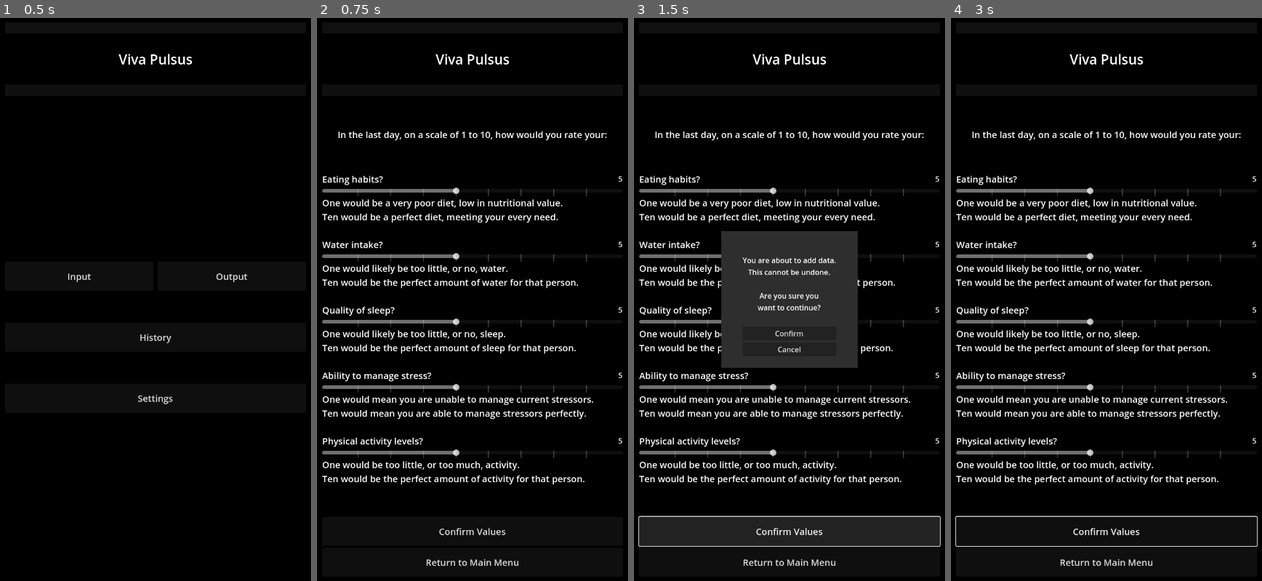
Above: before the commit, frames 1-4 (left to right).
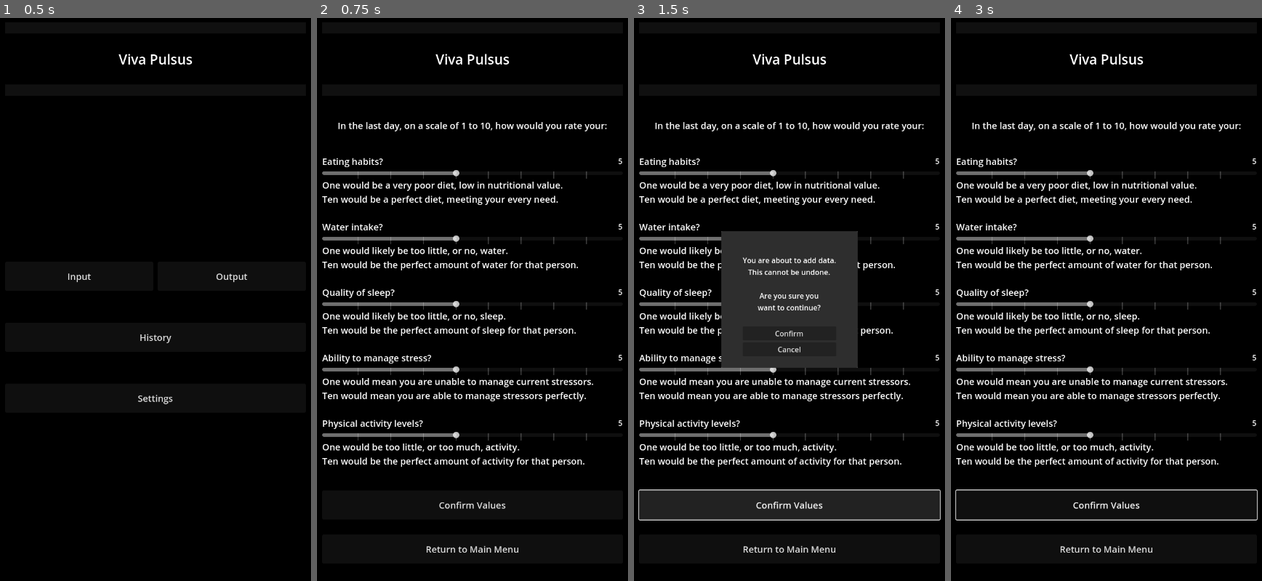
Above: after the commit, the same moments.

Repository: Thorqs/VitaPulsi
Game: Godot game, scene res://control.tscn
Same seed, same stepped clock (60 frames per second), same inputs: the game is played once before the commit and once after it.
Inputs:
- Up to frame 1 (0.5 s): no input
- Up to frame 2 (0.75 s): click "Input" at 0.5 s
- Up to frame 3 (1.5 s): click "Confirm Values" at 1.25 s
- Up to frame 4 (3 s): click "Confirm Values" at 2 s; click "Confirm" at 2.75 s

Frame 1 is identical in both runs. In frame 2, 15% of the frame differs, in the area x 1-99%, y 18-98%; in frame 3, 20%; in frame 4, 16%.

Commit message:
Another one
Added spacer between buttons on input page.

Diff:
--- a/control.tscn
+++ b/control.tscn
@@ -261,6 +261,10 @@
 icon_alignment = 1
 vertical_icon_alignment = 2
 
+[node name="Settings RtMM Bottom Spacer" type="Control" parent="Panel/HBox/VBox/Settings"]
+custom_minimum_size = Vector2(0, 25)
+layout_mode = 2
+
 [node name="History" type="VBoxContainer" parent="Panel/HBox/VBox"]
 unique_name_in_owner = true
 visible = false
@@ -293,6 +297,10 @@
 text = "Return to Main Menu"
 icon_alignment = 1
 vertical_icon_alignment = 2
+
+[node name="History RtMM Bottom Spacer2" type="Control" parent="Panel/HBox/VBox/History"]
+custom_minimum_size = Vector2(0, 25)
+layout_mode = 2
 
 [node name="Input" type="VBoxContainer" parent="Panel/HBox/VBox"]
 unique_name_in_owner = true
@@ -563,12 +571,20 @@
 layout_mode = 2
 text = "Cancel"
 
+[node name="Button Spacer2" type="Control" parent="Panel/HBox/VBox/Input"]
+custom_minimum_size = Vector2(0, 25)
+layout_mode = 2
+
 [node name="Input Main Menu Button" type="Button" parent="Panel/HBox/VBox/Input"]
 layout_mode = 2
 theme_override_font_sizes/font_size = 20
 text = "Return to Main Menu"
 icon_alignment = 1
 vertical_icon_alignment = 2
+
+[node name="Input RtMM Bottom Spacer3" type="Control" parent="Panel/HBox/VBox/Input"]
+custom_minimum_size = Vector2(0, 25)
+layout_mode = 2
 
 [node name="Output" type="Control" parent="Panel/HBox/VBox"]
 unique_name_in_owner = true
@@ -813,6 +829,10 @@
 text = "Return to Main Menu"
 icon_alignment = 1
 vertical_icon_alignment = 2
+
+[node name="Output RtMM Bottom Spacer4" type="Control" parent="Panel/HBox/VBox/Output/VBoxContainer"]
+custom_minimum_size = Vector2(0, 25)
+layout_mode = 2
 
 [node name="Lower Border" type="Control" parent="Panel/HBox/VBox"]
 custom_minimum_size = Vector2(0, 25)
